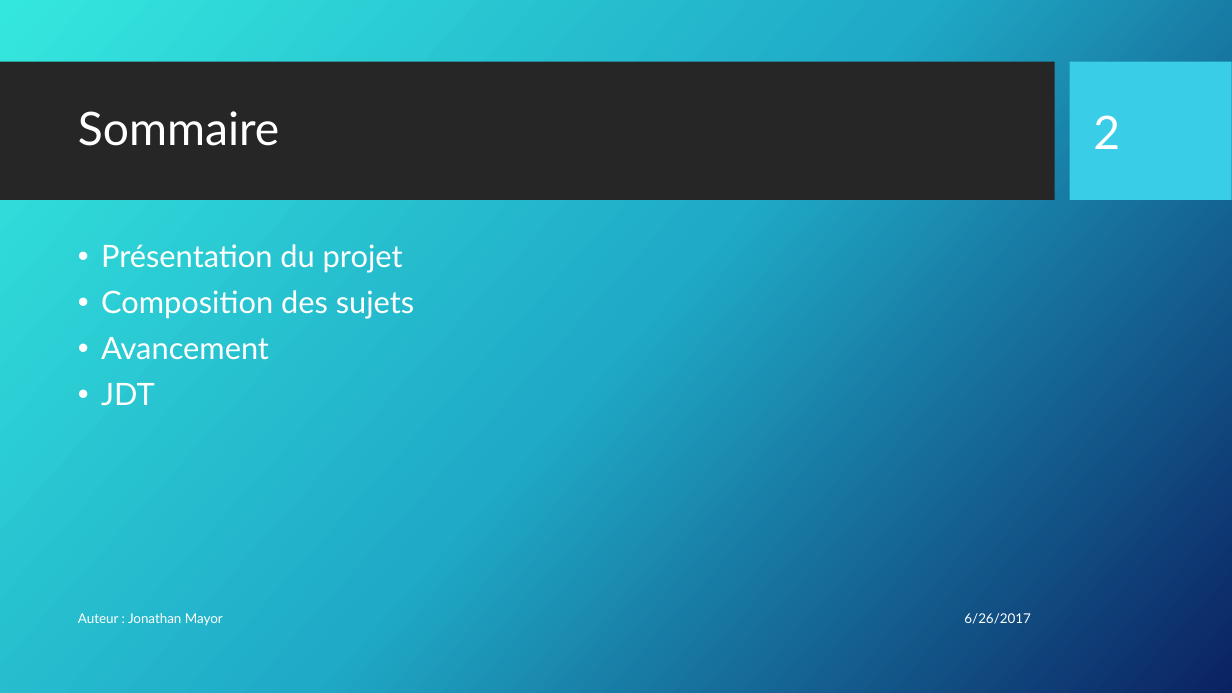
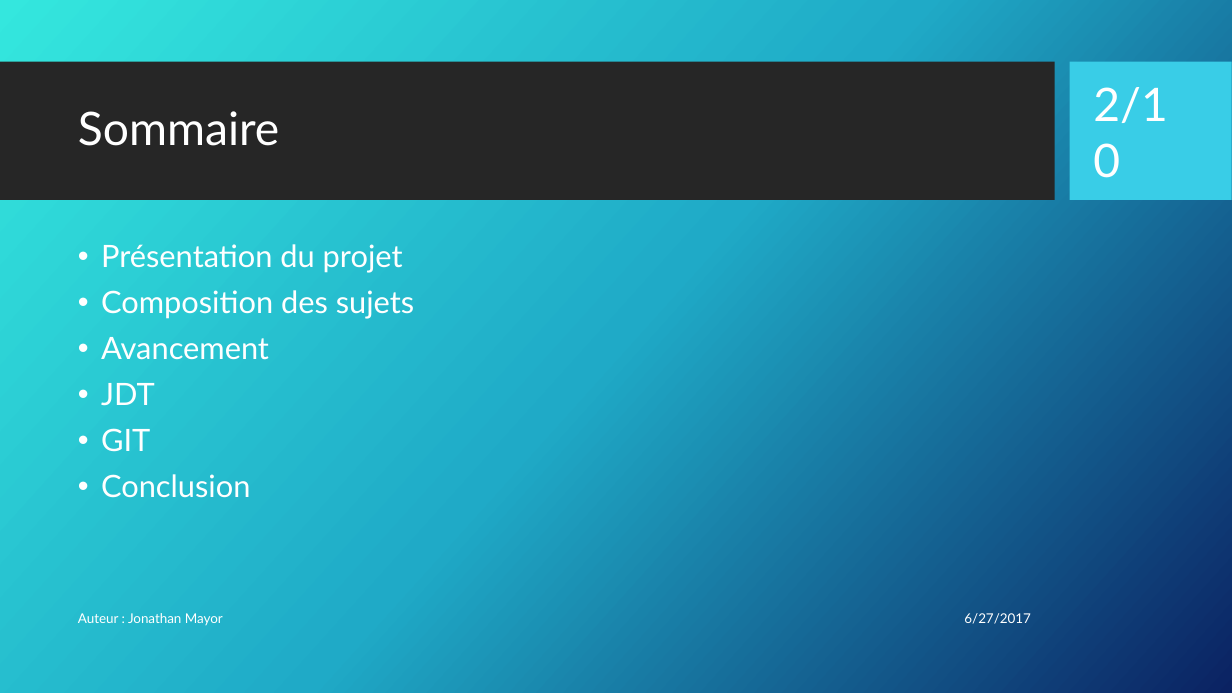
Before and after one commit to mayorjo/Demomot, a slide deck: slide 2 of PRESENTATION/DémoMot.pptx. Drawn at 1232x693 pixels with LibreOffice and Linux fonts; fonts in the diff are those of the drawing; background and template pictures are left out. Boxes give left, top, right and bottom in pixels: in the first picture for what was removed or moved away, otherwise in the second. Text is boxed around its words. In the diff, an @@ line names an element or a change of style, - is before the commit and + after.

```diff
--- a/PRESENTATION/DémoMot.pptx
+++ b/PRESENTATION/DémoMot.pptx
@@ page number at <box>1093,87,1167,123</box>: text changed @@
-2
+2/10
@@ text at <box>101,428,250,498</box>: paragraphs added @@
+• GIT
+• Conclusion
@@ text at <box>964,613,1030,624</box>: text changed @@
-6/26/2017
+6/27/2017
```
Also in this commit, not shown: 6 other slides changed, 2 slides added.
